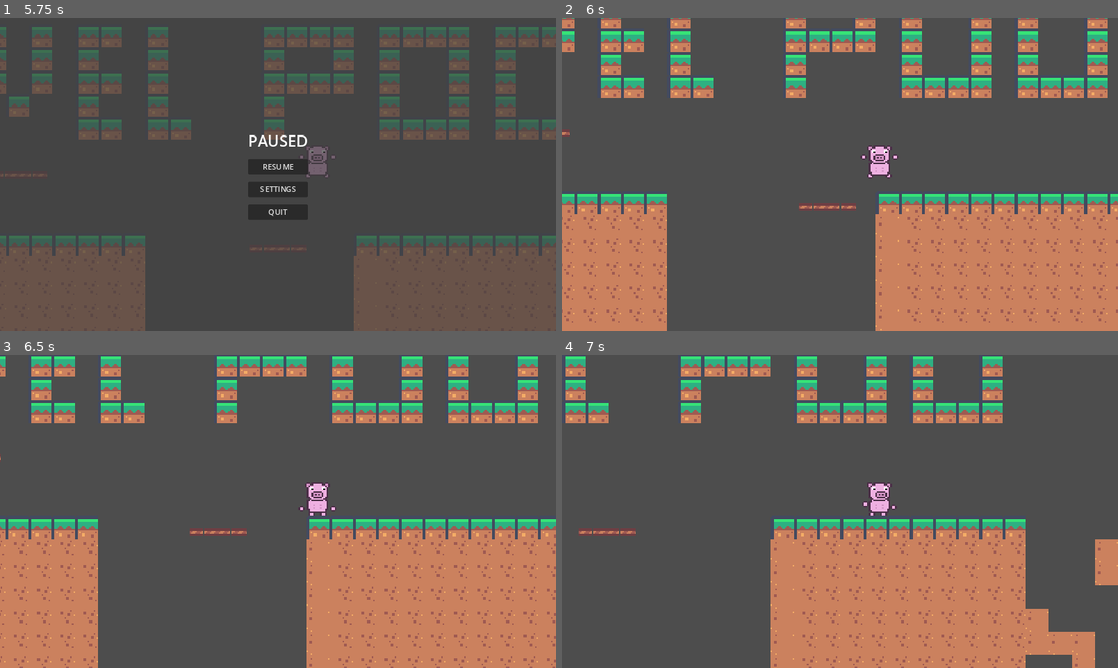
Above: before the commit, frames 1-4 (two rows, left to right).
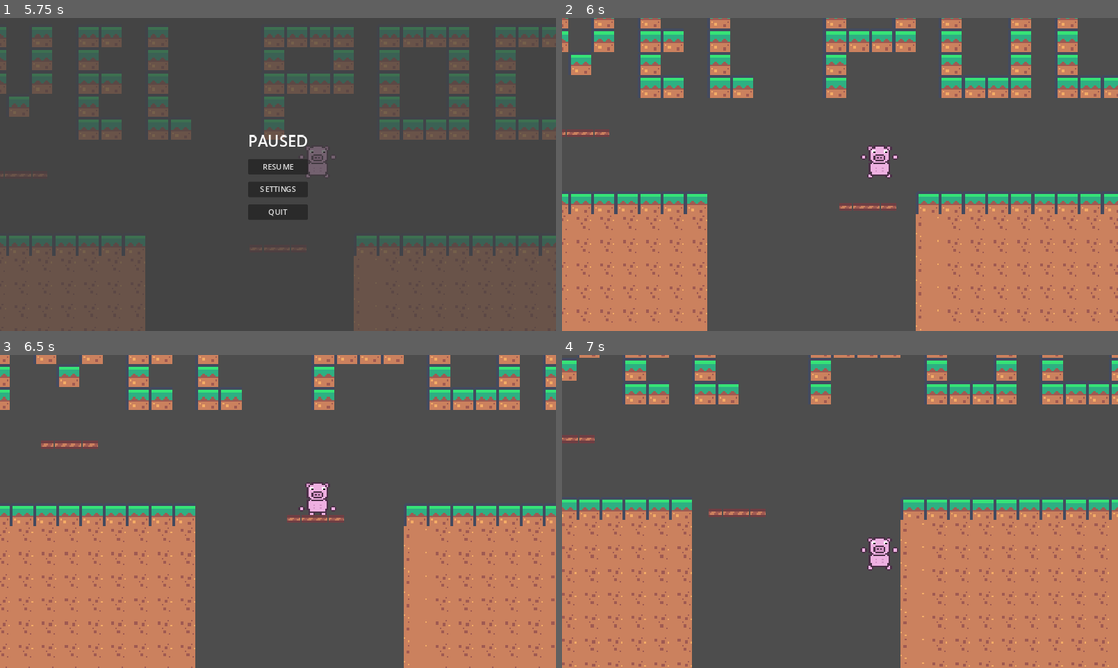
Above: after the commit, the same moments.

Repository: iLoveOwls15/runpiggyrun
Game: Godot game, scene res://scenes/main_menu.tscn
The game is run twice, just before and just after one commit, with the same random seed, the same clock (stepped at 60 frames per second) and the same inputs.
Inputs:
- Up to frame 1 (5.75 s): click "PLAY" at 0.5 s; tap Enter (ui_accept) at 1.25 s; hold Right (ui_right) 1.28-2.78 s; tap Q (dash) every 0.75 s from 1.35 to 5.1 s; tap Space (jump) at 1.52, 2.27, 3.77, 4.52, 5.27 s; hold Left (ui_left) 2.78-3.53 s; hold Right (ui_right) 3.53-5.03 s; tap Escape (pause) at 4.9 s; hold Left (ui_left) from 5.03 s (still down)
- Up to frame 2 (6 s): release Left (ui_left) at 5.75 s; click "RESUME" at 5.75 s
- Up to frame 3 (6.5 s): no input
- Up to frame 4 (7 s): hold Right (ui_right) from 6.53 s (still down); tap Q (dash) at 6.6 s

Frame 1 is identical in both runs. In frame 2, 21% of the frame differs, in the area x 0-100%, y 0-100%; in frame 3, 35%; in frame 4, 44%.

Commit message:
small change to carrying momentum while in air for more accurate input

Diff:
--- a/project.godot
+++ b/project.godot
@@ -13,7 +13,7 @@
 config/name="prototype"
 run/main_scene="res://scenes/main_menu.tscn"
 config/features=PackedStringArray("4.3", "Forward Plus")
-config/icon="res://icon.svg"
+config/icon="res://ASSETS/images/imageedit_2_8346306452.png"
 
 [display]
 
--- a/scenes/pausee.tscn
+++ b/scenes/pausee.tscn
@@ -4,15 +4,19 @@
 
 [sub_resource type="SystemFont" id="SystemFont_4k82m"]
 font_names = PackedStringArray("Impact")
+subpixel_positioning = 0
 
 [sub_resource type="SystemFont" id="SystemFont_mjvdr"]
 font_names = PackedStringArray("Impact")
+subpixel_positioning = 0
 
 [sub_resource type="SystemFont" id="SystemFont_f8pva"]
 font_names = PackedStringArray("Impact")
+subpixel_positioning = 0
 
 [sub_resource type="SystemFont" id="SystemFont_xo2ww"]
 font_names = PackedStringArray("Impact")
+subpixel_positioning = 0
 
 [node name="pausee" type="Control"]
 process_mode = 3
@@ -71,5 +75,6 @@
 text = "QUIT"
 
 [connection signal="pressed" from="GridContainer/resume_button" to="." method="_on_resume_button_pressed"]
+[connection signal="button_down" from="GridContainer/SETTINGS" to="." method="_on_settings_button_down"]
 [connection signal="pressed" from="GridContainer/SETTINGS" to="." method="_on_settings_pressed"]
 [connection signal="pressed" from="GridContainer/QUIT" to="." method="_on_quit_pressed"]
--- a/scripts/player.gd
+++ b/scripts/player.gd
@@ -43,6 +43,8 @@
 
 	# Handle animations in proper order
 	if not is_on_floor():
+		if direction == 0:  #check with others about this change
+			velocity.x = move_toward(velocity.x, 0, SPEED) #
 		if $AnimatedSprite2D.animation != "jump":
 			$AnimatedSprite2D.play("jump")
 	elif direction != 0:
@@ -53,6 +55,7 @@
 		if $AnimatedSprite2D.animation != "trash_idle":
 			$AnimatedSprite2D.play("trash_idle")
 
+
 	move_and_slide()
 
 func _on_dash_timer_timeout() -> void:
